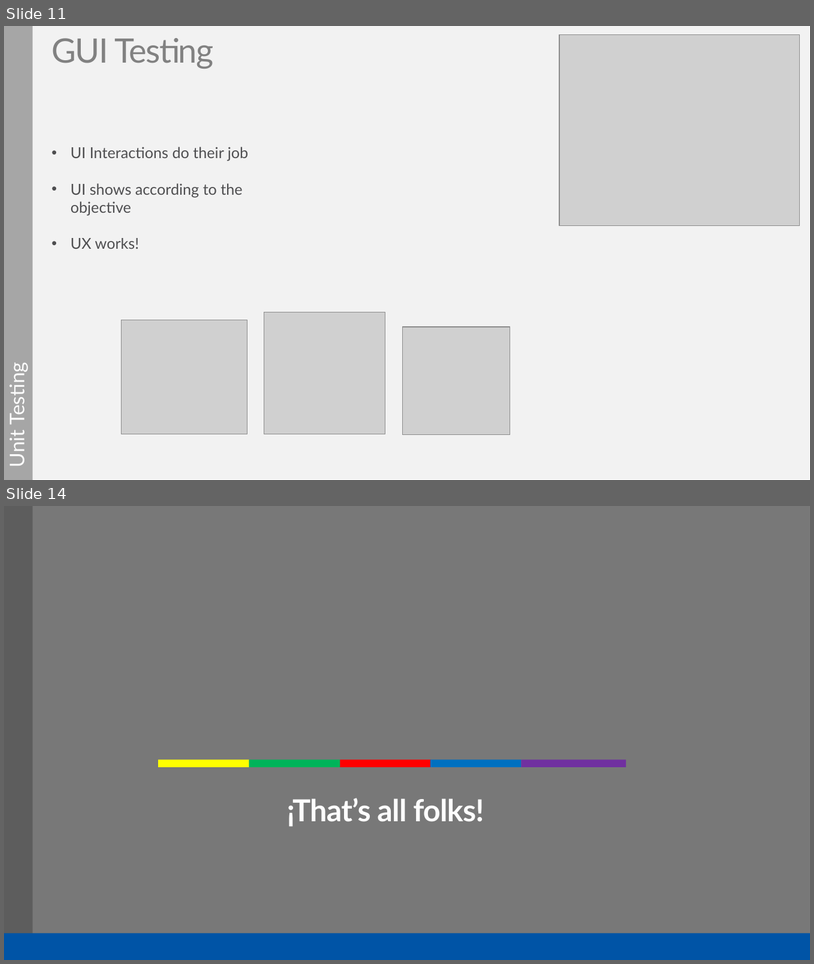
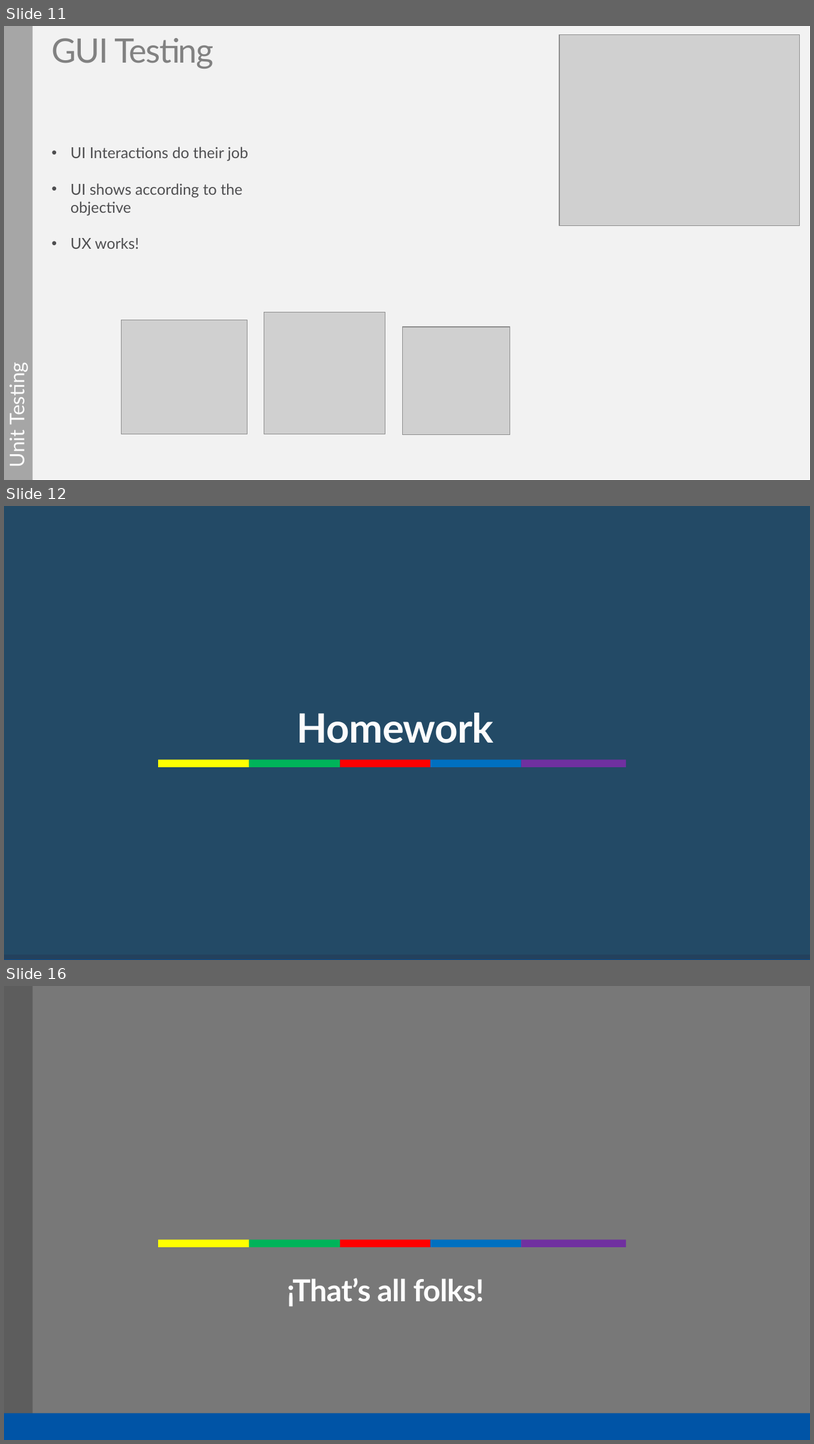
Before and after one commit to sacardonaur/psl-praxis, a slide deck: presentation/PSL_Praxis_frontend_2017.pptx. Shown one above the other, each under a label of ours: slides 11 and 14 before the commit, slides 11, 12 and 16 after it; the slides between them are not shown. The pictures are 814x964 and 814x1444 pixels, drawn with LibreOffice and Linux fonts; fonts in the diff are those of the drawing; grey boxes stand for pictures; background and template pictures are left out; a plain dark background stands for a picture behind light text. Boxes give left, top, right and bottom in pixels: in the first picture for what was removed or moved away, otherwise in the second. Text is boxed around its words. In the diff, an @@ line names an element or a change of style, - is before the commit and + after.

Commit message:
Update homework

```diff
--- a/presentation/PSL_Praxis_frontend_2017.pptx
+++ b/presentation/PSL_Praxis_frontend_2017.pptx
@@ slide 12 added at (4,506,810,960), background picture (left out); not listed: 1 template element that a slide beside it also shows @@
@@ rectangle added at (4,506,810,960), fill #FFFFFF, outline #FFFFFF 0.75 pt @@
@@ rectangle added at (4,506,810,954), fill #0070C0 @@
@@ rectangle added at (4,506,810,959), fill #373737 at 65% opacity @@
@@ text added at (297,712,494,743), 48 pt, text #FFFFFF, bold @@
+Homework
@@ group added at (159,759,626,768): 5 rectangles @@
@@ rectangle added at (4,933,810,960), fill #0054A6 @@
@@ what was slide 14 is now slide 16 @@
```
Also in this commit, not shown: 2 slides changed, 1 other slide added, 1 other file.
